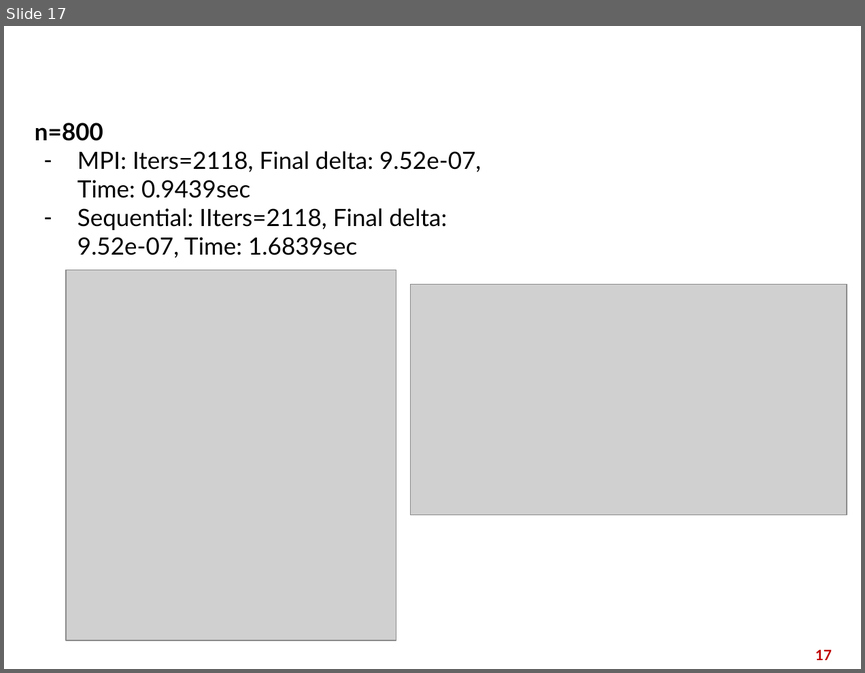
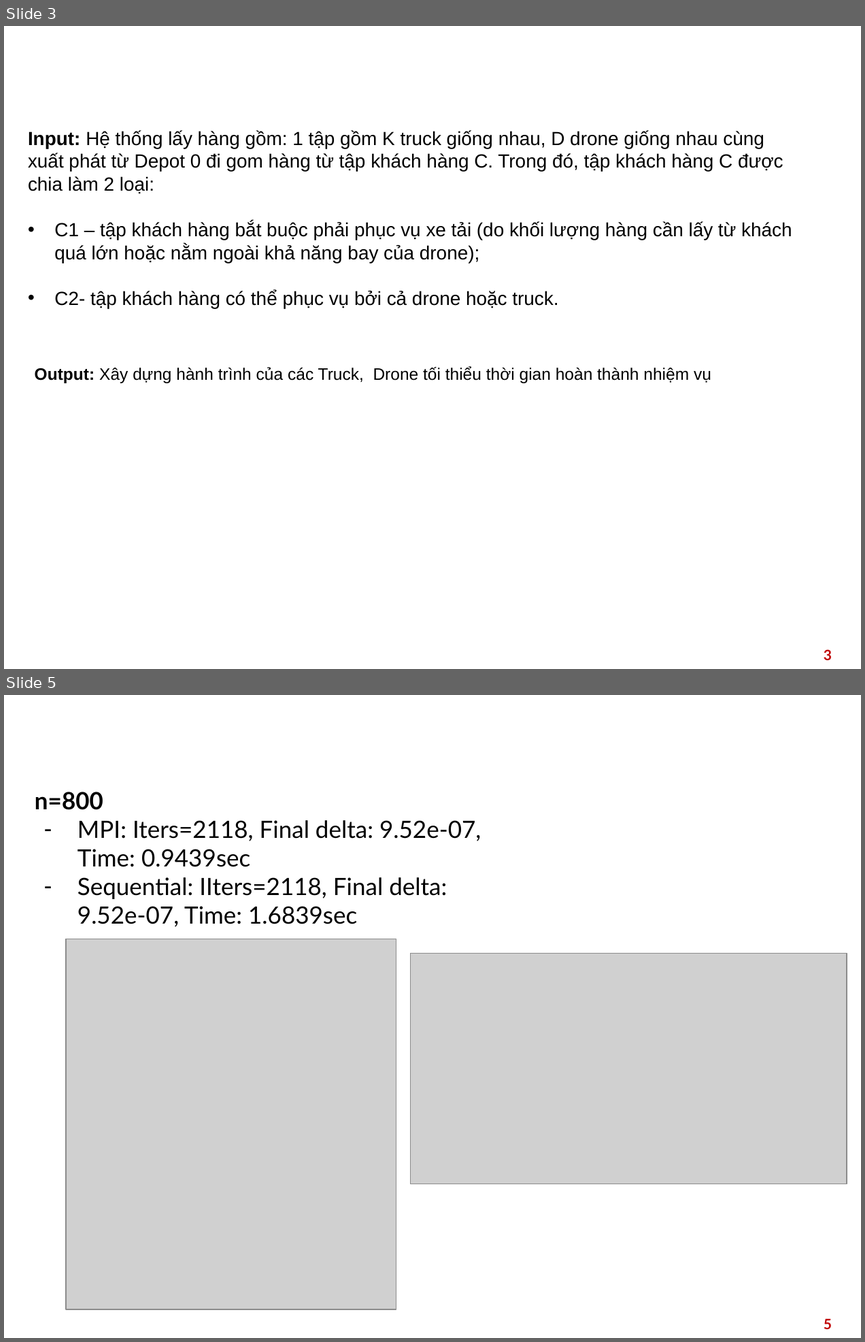
Before and after one commit to Namtxbk/tabusearch, a slide deck: Slide môn TÍnh Toán Hiệu Năng Cao.pptx. Shown one above the other, each under a label of ours: slide 17 before the commit, slides 3 and 5 after it; the slides between them are not shown. The pictures are 865x673 and 865x1342 pixels, drawn with LibreOffice and Linux fonts; fonts in the diff are those of the drawing; grey boxes stand for pictures; background and template pictures are left out. Boxes give left, top, right and bottom in pixels: in the first picture for what was removed or moved away, otherwise in the second. Text is boxed around its words. In the diff, an @@ line names an element or a change of style, - is before the commit and + after.

```diff
--- a/Slide môn TÍnh Toán Hiệu Năng Cao.pptx
+++ b/Slide môn TÍnh Toán Hiệu Năng Cao.pptx
@@ slide 3 added at [4, 26, 861, 669], background picture (left out) @@
@@ title added at [26, 33, 839, 76], 28 pt, text #FFFFFF, bold @@
+Bài toán
@@ text added at [28, 130, 792, 308], 16 pt, text #000000 @@
+Input: Hệ thống lấy hàng gồm: 1 tập gồm K truck giống nhau, D drone giống nhau cùng xuất phát từ Depot 0 đi gom hàng từ tập khách hàng C. Trong đó, tập khách hàng C được chia làm 2 loại:
+• C1 – tập khách hàng bắt buộc phải phục vụ xe tải (do khối lượng hàng cần lấy từ khách quá lớn hoặc nằm ngoài khả năng bay của drone);
+• C2- tập khách hàng có thể phục vụ bởi cả drone hoặc truck.
@@ text added at [35, 367, 711, 383], 14 pt, text #000000 @@
+Output: Xây dựng hành trình của các Truck, Drone tối thiểu thời gian hoàn thành nhiệm vụ
@@ page number added at [823, 649, 832, 660], 12 pt, text #C00000, bold @@
+3
@@ what was slide 17 is now slide 5 @@
@@ page number at [823, 1318, 832, 1329]: text changed @@
-17
+5
```
Also in this commit, not shown: 2 other slides added, 15 slides removed, 10 other files.
